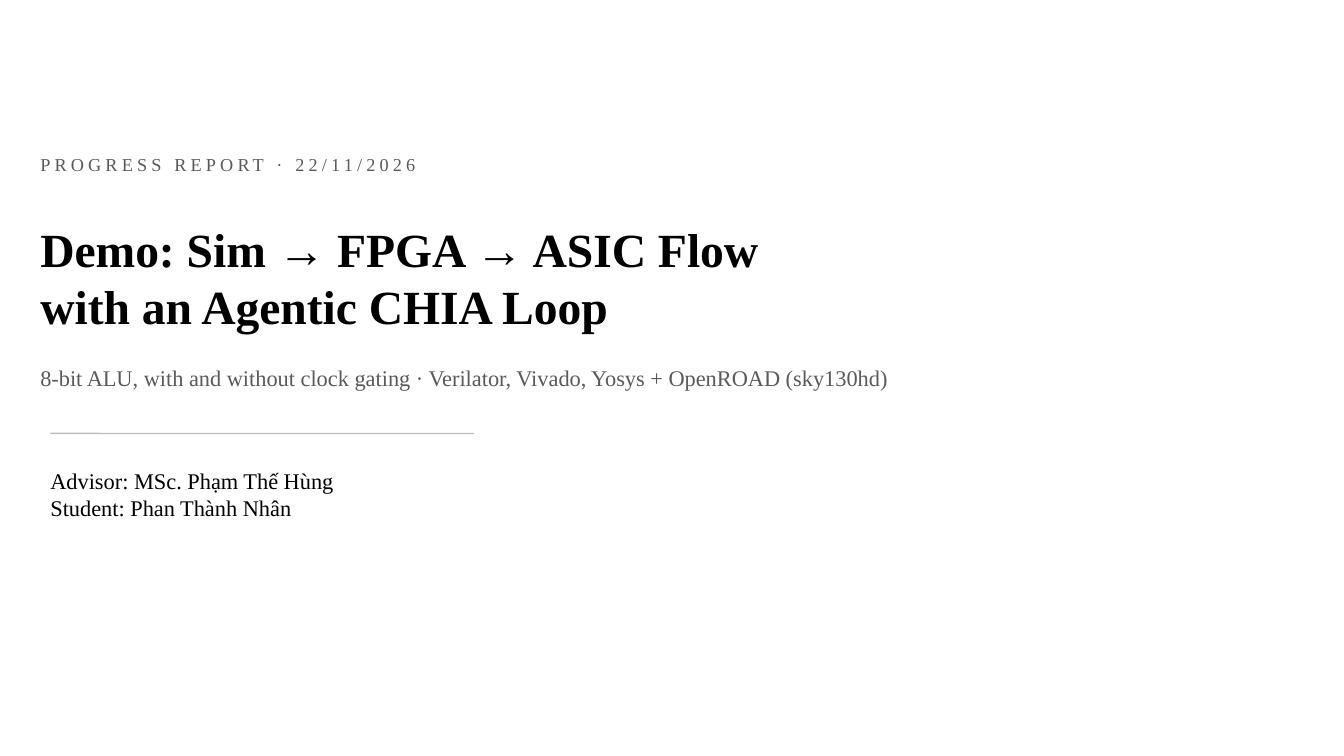
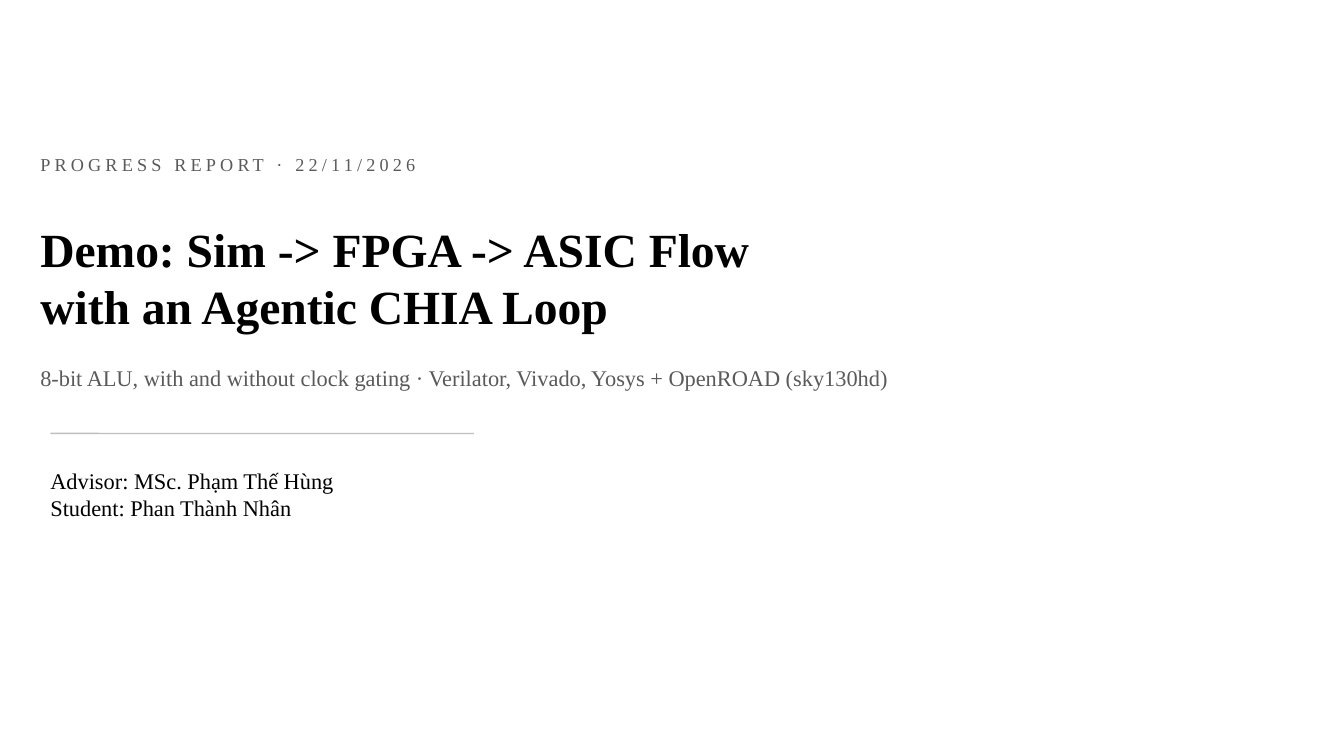
Before and after one commit to chipchip-tech/CHIA-workflow, a slide deck: slide 1 of projects/demo-alu/report/ProgressReport_22-11.pptx. Drawn at 1344x756 pixels with LibreOffice and Linux fonts; fonts in the diff are those of the drawing. Boxes give left, top, right and bottom in pixels: in the first picture for what was removed or moved away, otherwise in the second. Text is boxed around its words. In the diff, an @@ line names an element or a change of style, - is before the commit and + after.

```diff
--- a/projects/demo-alu/report/ProgressReport_22-11.pptx
+++ b/projects/demo-alu/report/ProgressReport_22-11.pptx
@@ text at (40,234,749,268): text changed @@
-Demo: Sim → FPGA → ASIC Flow
+Demo: Sim -> FPGA -> ASIC Flow
```
Also in this commit, not shown: 7 other slides changed, 5 other files.
